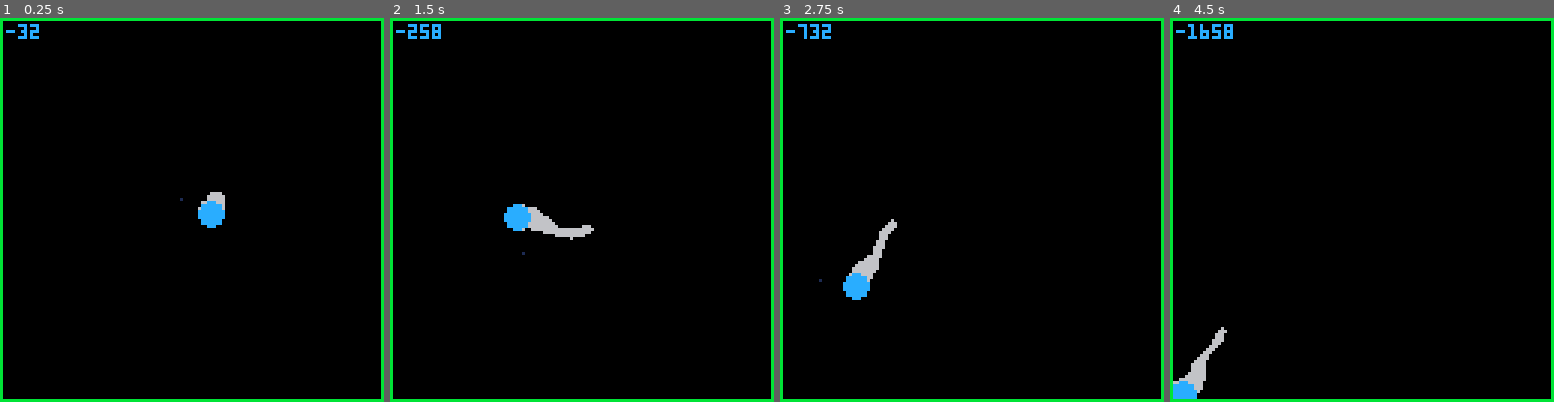
Above: before the commit, frames 1-4 (left to right).
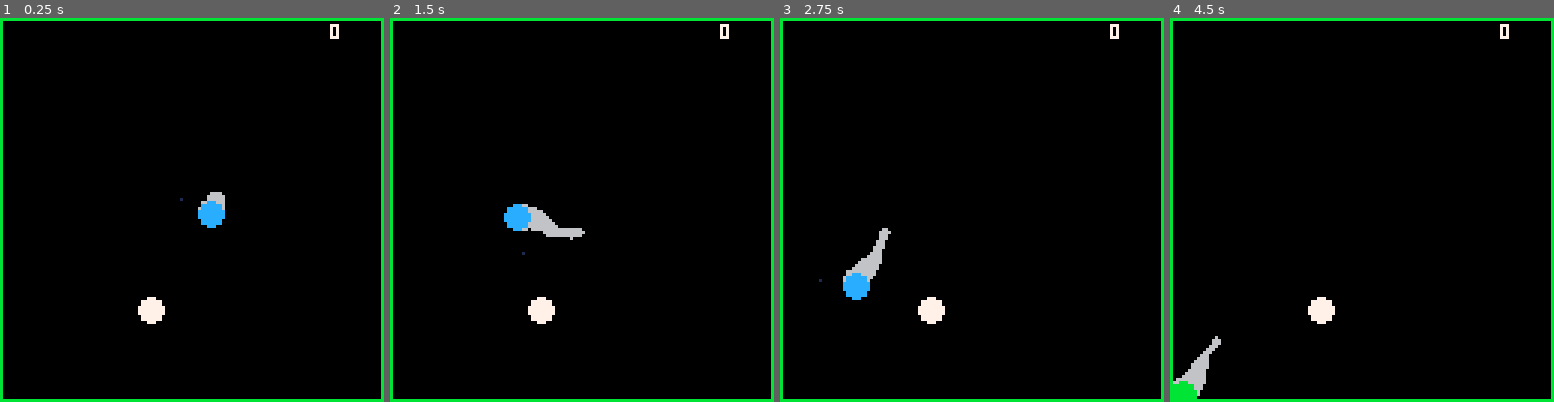
Above: after the commit, the same moments.

Repository: brettski/pico-8
Game: PICO-8 cartridge pivotpico.p8
The game is run twice, just before and just after one commit, with the same random seed, the same clock (stepped at 60 frames per second) and the same inputs.
Inputs:
- Up to frame 1 (0.25 s): no input
- Up to frame 2 (1.5 s): tap X (X key) at 1.07 s
- Up to frame 3 (2.75 s): tap X (X key) at 2.07, 2.4, 2.73 s
- Up to frame 4 (4.5 s): tap X (X key) every 0.33 s from 3.07 to 4.4 s

The runs differ from the first frame. In frame 1, 0.6% of the frame differs, in the area x 1-89%, y 1-80%; in frame 2, 0.8%; in frame 3, 0.8%; in frame 4, 1.1%, in the area x 0-89%, y 1-100%.

Commit message:
collisions

Diff:
--- a/pivotpico.p8
+++ b/pivotpico.p8
@@ -26,6 +26,7 @@
  p={} --player
  pdot={} --point dot
  score=0
+ boardercd=11 --color default
  borderc=11 --border color
 end
 
@@ -37,12 +38,15 @@
  _upd=function()
   if(btnp(❎)) p.switchdir()
   p:upd()
+  pdot:upd()
  end
 
  _drw=function()
   p:draw()
-  --366
+  print(score,110,2,7)
   rect(0,0,127,127,borderc) --border
+  borderc=boardercd
+
   pdot:draw()
  end
 end
@@ -63,7 +67,8 @@
 		mr=12, --movement radius
 		cw=true, --movement direction
 		tl={}, --tail values
-		tlen=32, --tail length
+		tlen=28, --tail length
+		c=12, --color
 	}
 
 	function p:addtl()
@@ -72,6 +77,15 @@
 	  self.tlen,
 	  {x=self.x,y=self.y}
   )
+	end
+
+	function p:chkwall()
+	 local pr=self.r
+	 local t=self.y-pr
+	 local r=self.x+pr
+	 local b=self.y+pr
+	 local l=self.x-pr
+	 return t<=0 or r>=127 or b>=127 or l<=0
 	end
 
 	function p:upd()
@@ -84,6 +98,9 @@
 	  p.a+=p.rs
 	 end
 	 p:addtl()
+	 if p:chkwall() then --game over
+	  p.c=11
+	 end
 	end
 
 	function p:switchdir()
@@ -105,8 +122,7 @@
 	  circfill(tl.x,tl.y,tr,6)
 	 end
 	 --player
-	 circfill(p.x,p.y,p.r,12)
-	 print(p.a,2,2)
+	 circfill(p.x,p.y,p.r,p.c)
 	end
 end
 -->8
@@ -116,17 +132,29 @@
  pdot={
   x=63,
   y=-20,
-  r=4,
+  r=4, --size/radius
   dly=0, --createdelay
  }
 
 	function pdot:new()
-	 self.x=self.r+rnd(127-self.r)
-	 self.y=self.r+rnd(127-self.r)
+	 self.x=1+self.r+rnd(126-self.r)
+	 self.y=1+self.r+rnd(126-self.r)
+	end
+	pdot:new()
+
+	function pdot:plrhit()
+	 local a=p.x-self.x
+	 local b=p.y-self.y
+	 local d=(a*a)+(b*b)
+	 return sqrt(d) <= p.r+self.r
 	end
 
 	function pdot:upd()
-
+	 if pdot:plrhit() then
+	  boarder=7
+	  score+=1
+	  pdot:new()
+	 end
 	end
 
 	function pdot:draw()
